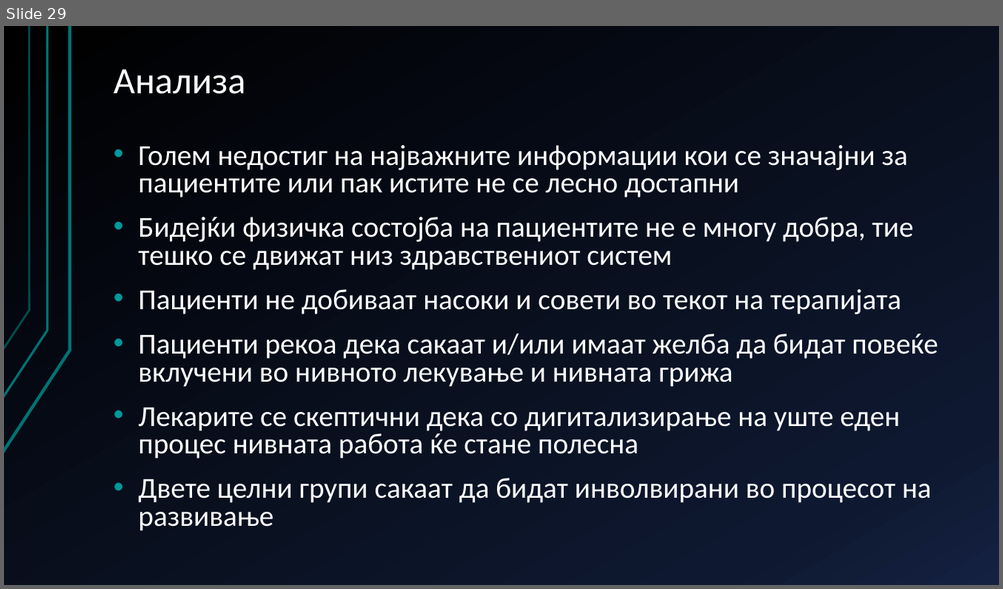
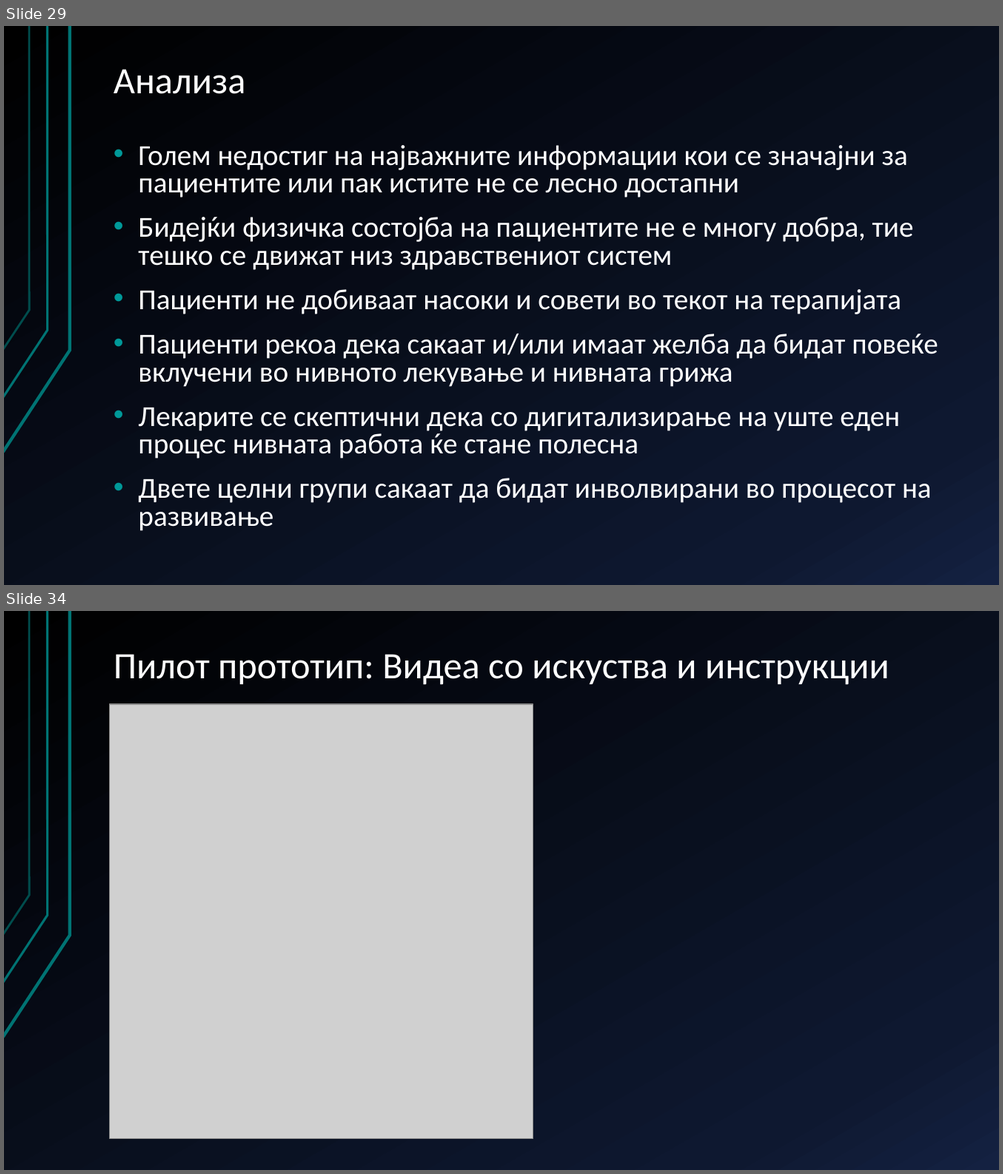
Before and after one commit to AlenDosev/Master, a slide deck: Master.pptx. Shown one above the other, each under a label of ours: slide 29 before the commit, slides 29 and 34 after it; the slides between them are not shown. The pictures are 1003x589 and 1003x1174 pixels, drawn with LibreOffice and Linux fonts; fonts in the diff are those of the drawing; grey boxes stand for pictures. Boxes give left, top, right and bottom in pixels: in the first picture for what was removed or moved away, otherwise in the second. Text is boxed around its words. In the diff, an @@ line names an element or a change of style, - is before the commit and + after.

```diff
--- a/Master.pptx
+++ b/Master.pptx
@@ slide 34 added at <box>4,611,999,1170</box>, background gradient #000000 to #0F1931 to #142242; not listed: 3 template elements that a slide beside it also shows @@
@@ title added at <box>114,654,889,685</box>, 36 pt, text #FFFFFF @@
+Пилот прототип: Видеа со искуства и инструкции
@@ picture added at <box>109,704,532,1139</box> @@
```
Also in this commit, not shown: 16 other slides added, 3 slides removed, 1 other file.
